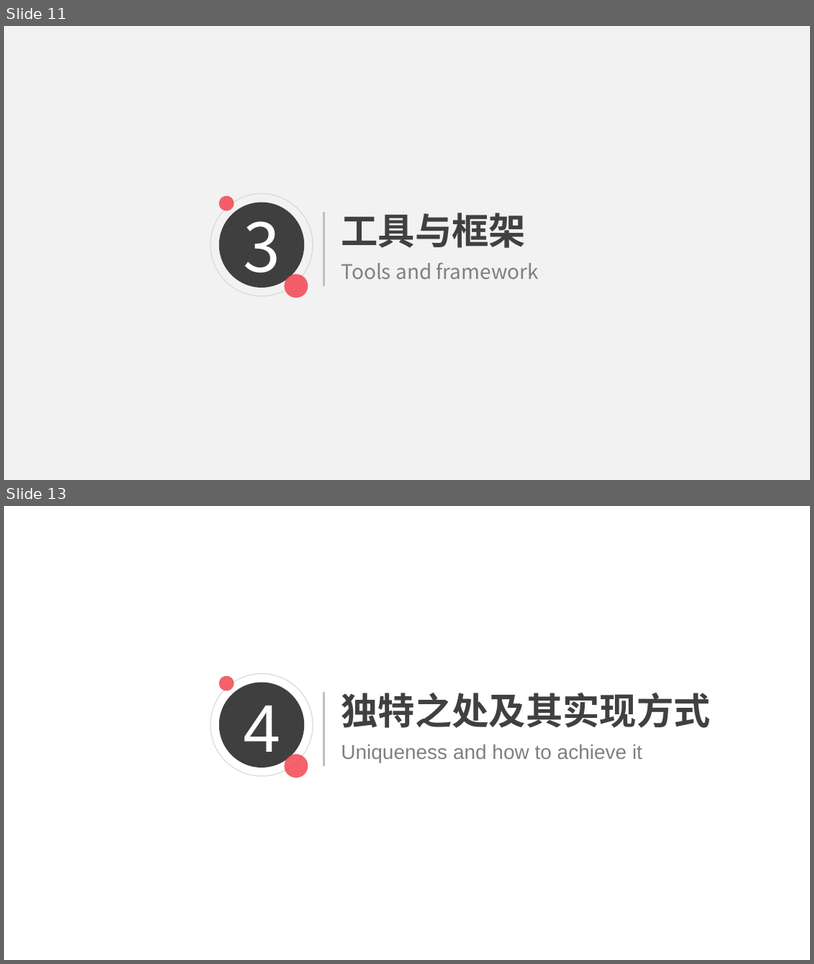
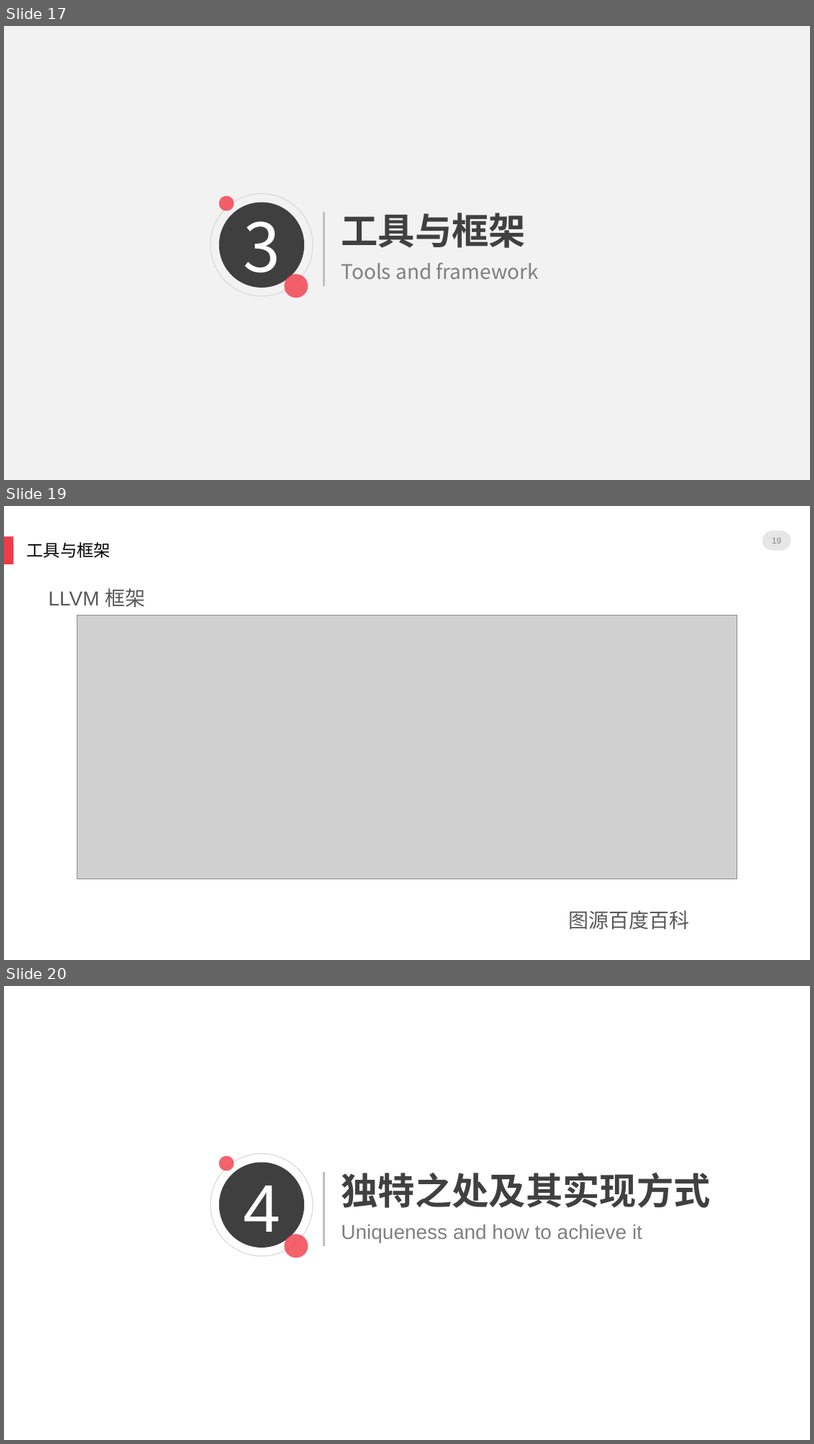
Before and after one commit to Skyminers/SkyCompiler, a slide deck: doc/SkyCompiler.pptx. Shown one above the other, each under a label of ours: slides 11 and 13 before the commit, slides 17, 19 and 20 after it; the slides between them are not shown. The pictures are 814x964 and 814x1444 pixels, drawn with LibreOffice and Linux fonts; fonts in the diff are those of the drawing; grey boxes stand for pictures; background and template pictures are left out. Boxes give left, top, right and bottom in pixels: in the first picture for what was removed or moved away, otherwise in the second. Text is boxed around its words. In the diff, an @@ line names an element or a change of style, - is before the commit and + after.

```diff
--- a/doc/SkyCompiler.pptx
+++ b/doc/SkyCompiler.pptx
@@ slide 19 added at <box>4,506,810,960</box>, background picture (left out) @@
@@ rounded rectangle added at <box>4,537,13,565</box>, fill #F23B48 @@
@@ text added at <box>26,542,111,558</box>, 20 pt, text #000000 @@
+工具与框架
@@ rounded rectangle added at <box>763,530,792,551</box>, fill #E7E6E6 @@
@@ page number added at <box>772,538,782,543</box>, 10 pt, text #808080 @@
+19
@@ text added at <box>49,588,145,608</box>, 24 pt, text #595959 @@
+LLVM 框架
@@ picture added at <box>77,615,738,879</box> @@
@@ text added at <box>568,910,689,929</box>, 24 pt, text #595959 @@
+图源百度百科
@@ what was slide 11 is now slide 17 @@
@@ what was slide 13 is now slide 20 @@
```
Also in this commit, not shown: 4 slides changed, 8 other slides added, 2 slides removed, 1 other file.
